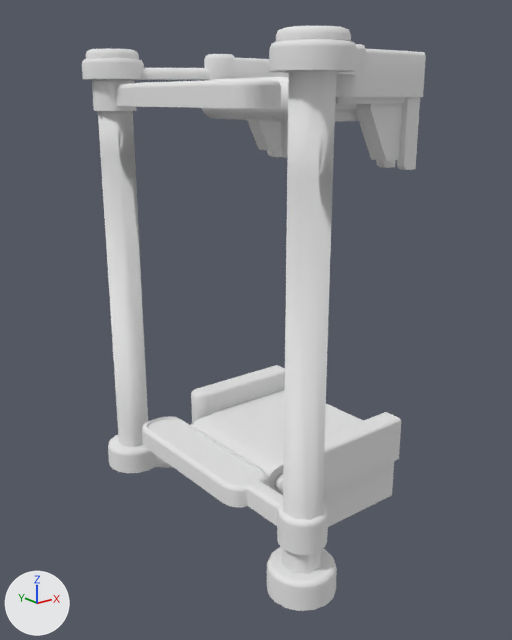
What one commit did to the OBJ model Assets/model/Factorio/Belt/BeltDownBack.obj.
Rendered twice from a camera (50 mm lens) standing at (-1.009, -1.494, 0.151) and looking at (0.179, -0.009, -0.443). The axes (+X, +Y, +Z) are drawn at lower left. The lights are the same throughout. Where no turn or scale is listed for an object, it has been applied to the vertices. Vertices at the same position are counted once.

Names of what the first picture shows: '_1Layer_1DownBackward_Blueprint_Layer0_LOD0'.
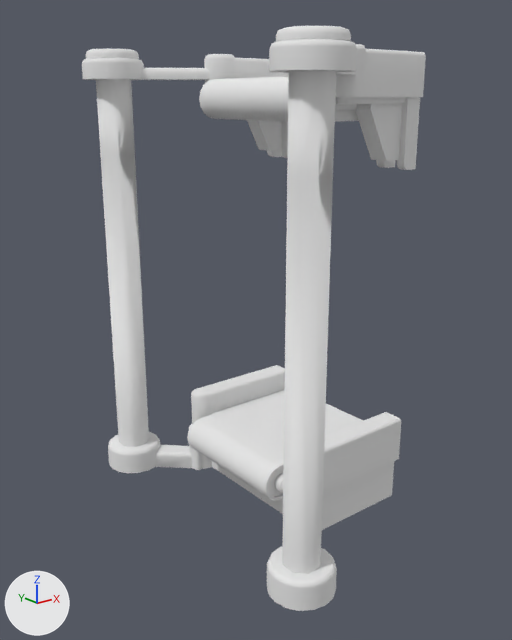
The edits, one by one:
me_1layer_1downbackward_blueprint_layer0_lod0 has 2257 vertices, 3942 faces and spans x -0.085..0.501, y -0.496..0.496, z -1.0..0.278.
me_1layer_1downbackward_blueprint_layer0_lod0 is used by ob_1layer_1downbackward_blueprint_layer0_lod0; location (0.0, 0.0, 0.0).
me_1layer_1downbackward_blueprint_layer0_lod0 part 1: the loose piece of 142 vertices spanning x -0.066..0.066, y -0.412..0.271, z -0.85..-0.793 is deleted.
me_1layer_1downbackward_blueprint_layer0_lod0 part 2: the loose piece of 142 vertices spanning x -0.066..0.066, y -0.271..0.412, z 0.13..0.187 is deleted.
me_1layer_1downbackward_blueprint_layer0_lod0 part 3: the loose piece of 73 vertices spanning x -0.06..0.06, y 0.35..0.471, z 0.116..0.202 is deleted.
me_1layer_1downbackward_blueprint_layer0_lod0 part 4: the loose piece of 73 vertices spanning x -0.06..0.06, y -0.471..-0.35, z -0.864..-0.778 is deleted.

Boxes (x1, y1, x2, y2) around the edits, measured in the pictures (512 x 640 px):
part 1 of me_1layer_1downbackward_blueprint_layer0_lod0, deleted
    before: (142, 417, 283, 526)
part 2 of me_1layer_1downbackward_blueprint_layer0_lod0, deleted
    before: (116, 80, 281, 108)
part 3 of me_1layer_1downbackward_blueprint_layer0_lod0, deleted
    before: (92, 79, 137, 111)
part 4 of me_1layer_1downbackward_blueprint_layer0_lod0, deleted
    before: (277, 503, 328, 555)
